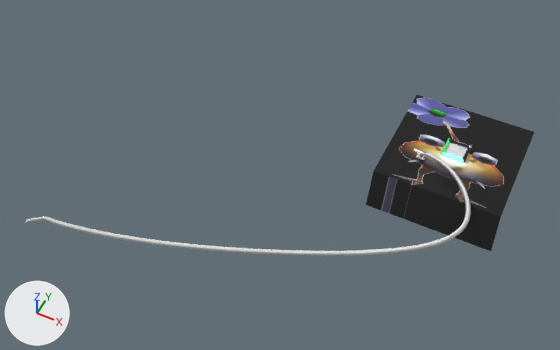
The glTF model assets/Platform.glb, before and after one commit.
Camera for both pictures: a 50 mm lens placed at (59.0, -398.0, 400.0), pointed at (-105.0, -71.0, -9.0). The lights are fixed; the arrows at lower left show +X, +Y and +Z. The picture after the commit comes second. Where no turn or scale is listed for an object, it has been applied to the vertices. Vertices at exactly the same position are counted once.

Names of what the first picture shows: 'NurbsCurve.002', 'Plane' and 5 more.
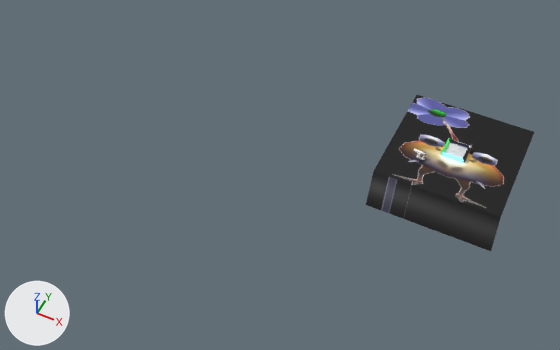
Pixel boxes (x1, y1, x2, y2) of what changed, in the pictures (560 x 350 px):
'NurbsCurve.002', no longer drawn
    before: (26, 153, 471, 256)
part 1 of me_plane, shading changed
    both: (367, 150, 499, 243)

The change, as a diff of the scene's bpy script:
```diff
--- a/assets/Platform.glb.py
+++ b/assets/Platform.glb.py
@@ me_plane @@
 me_plane.from_pydata(...)  # 6 vertices, 4 faces; spans x -45.3..47.0, y -57.7..44.1, z -21.2..0.0
 # used by ob_plane; location = (0.0, 0.0, -1.9)
+# me_plane part 1: all faces are now shaded smooth (4 of 4 changed)
 me_plane.materials.append(mat_material_003)
@@ ob_nurbscurve_002 @@
-ob_nurbscurve_002 = bpy.data.objects.new('NurbsCurve.002', me_nurbscurve_002)
+ob_nurbscurve_002 = bpy.data.objects.new('NurbsCurve.002', None)
 ob_nurbscurve_002.location = (-4.8, -19.0, 1.4)
```
